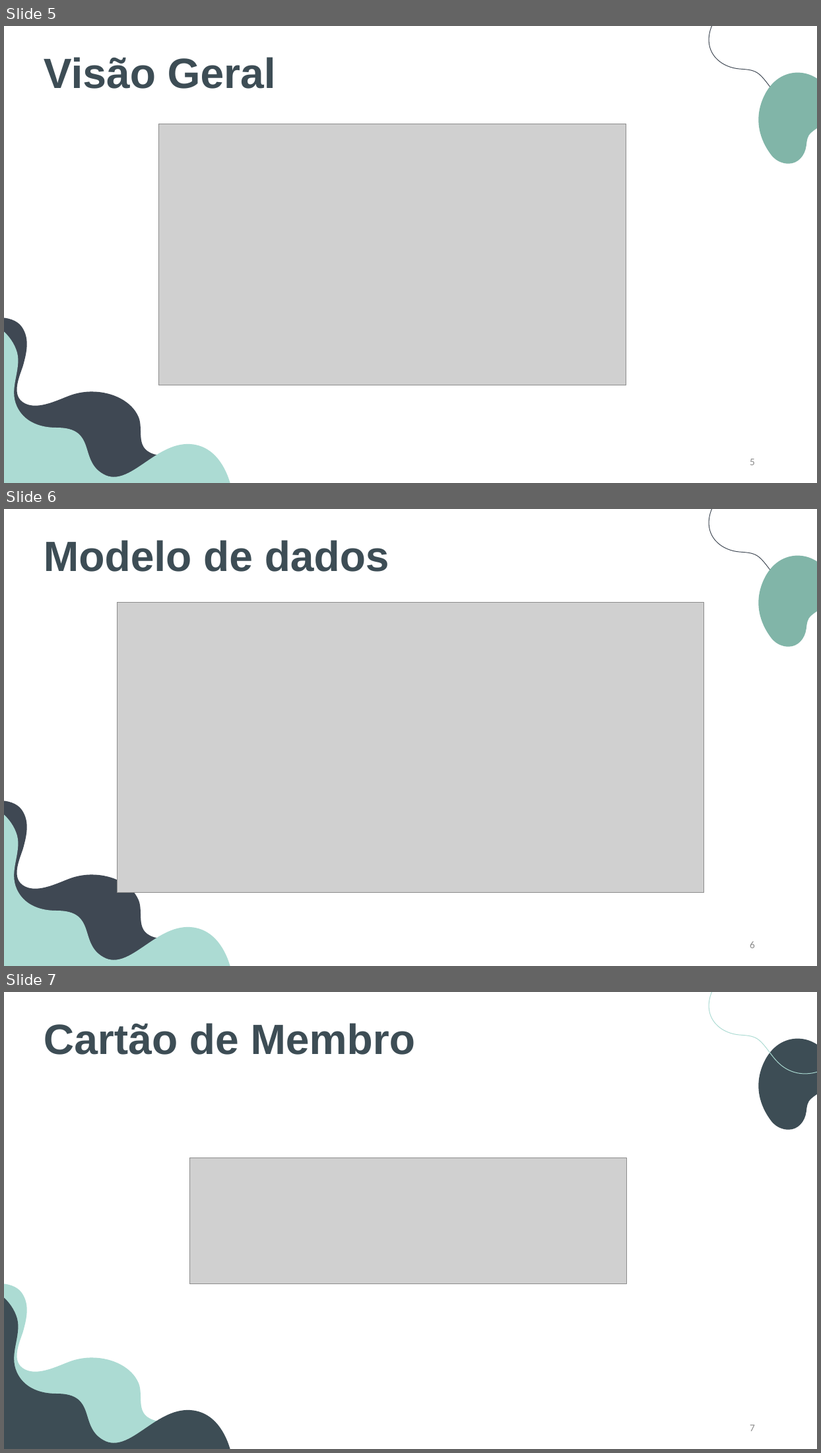
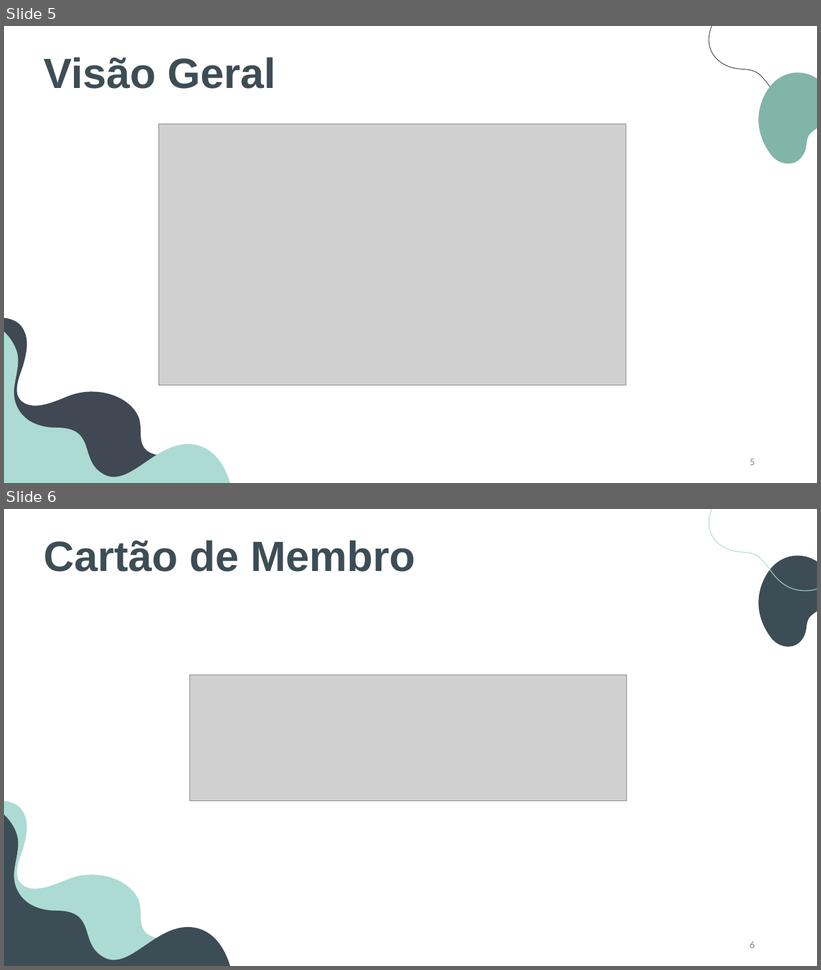
Before and after one commit to BernardoFMF/surf-management-app, a slide deck: docs/demonstration-2nd-phase/demonstration-2nd-phase.pptx. Shown one above the other, each under a label of ours: slides 5, 6 and 7 before the commit, slides 5 and 6 after it. The pictures are 821x1453 and 821x970 pixels, drawn with LibreOffice and Linux fonts; fonts in the diff are those of the drawing; grey boxes stand for pictures. Boxes give left, top, right and bottom in pixels: in the first picture for what was removed or moved away, otherwise in the second. Text is boxed around its words. In the diff, an @@ line names an element or a change of style, - is before the commit and + after.

Commit message:
No demonstration

```diff
--- a/docs/demonstration-2nd-phase/demonstration-2nd-phase.pptx
+++ b/docs/demonstration-2nd-phase/demonstration-2nd-phase.pptx
@@ slide 6 removed at (4, 509, 817, 966), background #FFFFFF @@
@@ freeform shape removed at (708, 509, 817, 593) @@
@@ text removed at (44, 540, 389, 572) @@
-Modelo de dados
@@ freeform shape removed at (752, 555, 817, 646) @@
@@ picture removed at (118, 602, 704, 893) @@
@@ freeform shape removed at (4, 737, 240, 966) @@
@@ freeform shape removed at (4, 801, 193, 966) @@
@@ page number removed at (750, 941, 755, 949) @@
-6
@@ what was slide 7 is now slide 6 @@
@@ page number at (750, 941, 755, 949): text changed @@
-7
+6
```
